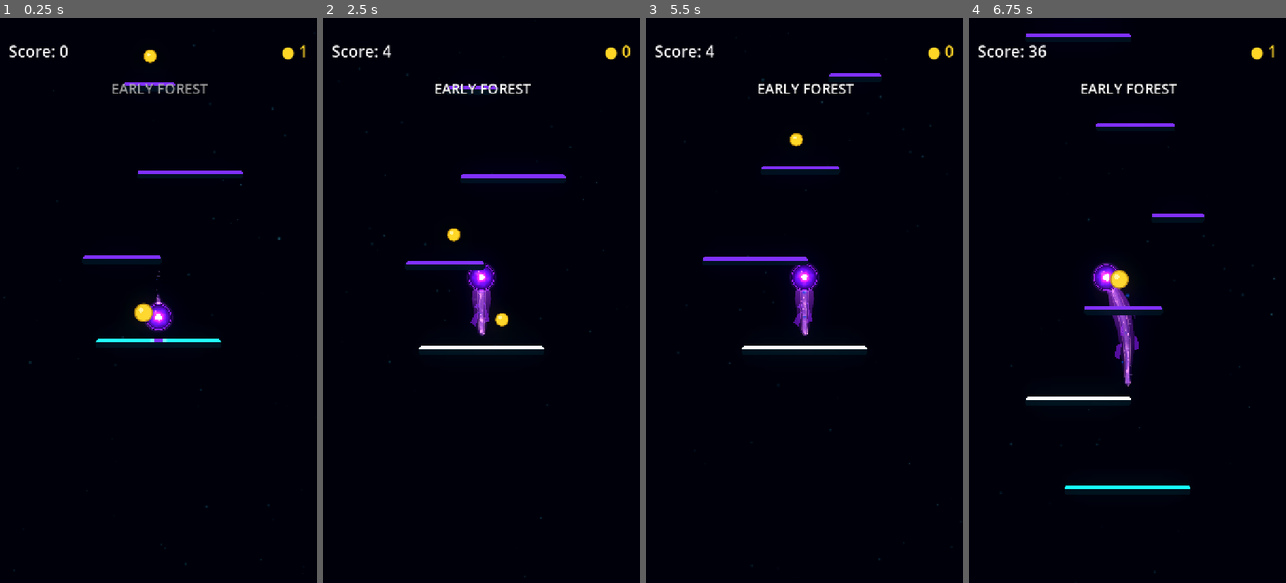
Above: before the commit, frames 1-4 (left to right).
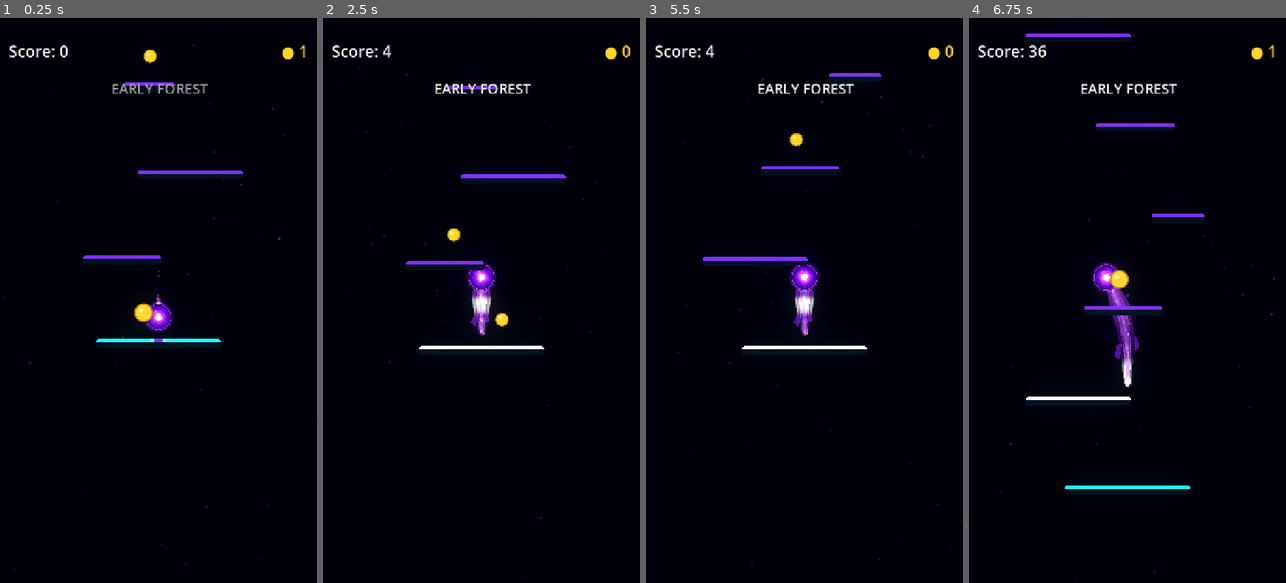
Above: after the commit, the same moments.

Repository: Kryodo/TowerJump
Game: Godot game, scene res://scenes/main.tscn
Same seed, same stepped clock (60 frames per second), same inputs: the game is played once before the commit and once after it.
Inputs (mouse positions are in pixels of both pictures, inside the frame that each line leads up to):
- Up to frame 1 (0.25 s): no input
- Up to frame 2 (2.5 s): move the mouse to (551, 272) at 0.52 s; hold Right (ui_right) 0.53-1.25 s; click (551, 272) at 0.67 s; drag from (418, 328) to (471, 193) at 1.27 s; click "Nochmal spielen" at 2 s
- Up to frame 3 (5.5 s): move the mouse to (836, 176) at 2.77 s; hold Right (ui_right) 2.78-3.5 s; drag from (788, 413) to (734, 215) at 3.52 s; move the mouse to (899, 385) at 4.27 s; hold Left (ui_left) 4.28-5 s; click "Nochmal spielen" at 5 s
- Up to frame 4 (6.75 s): drag from (1032, 215) to (1117, 204) at 5.77 s; move the mouse to (1143, 300) at 6.52 s; hold Left (ui_left) from 6.53 s (still down); click (1143, 300) at 6.67 s

The runs differ from the first frame. In frame 1, less than 0.1% of the frame differs, in the area x 47-53%, y 51-54%; in frame 2, 0.3%; in frame 3, 0.3%, in the area x 46-54%, y 43-53%; in frame 4, 0.2%.

Commit message:
Drive comet anticipation and landing discharge from landing events

Diff:
--- a/scripts/ball_trail.gd
+++ b/scripts/ball_trail.gd
@@ -54,10 +54,22 @@
 var _pulse_filament_enabled: bool = false
 var _pulse_filament_spawned: bool = false
 
-# Keep ambient pulses occasional; filaments retain their existing appearance and chance.
+var _landing_approach_platform: Node2D = null
+var _landing_anticipation_target: float = 0.0
+var _landing_anticipation: float = 0.0
+var _landing_confirmation_elapsed: float = -1.0
+var _landing_confirmation_strength: float = 0.0
+var _landing_pulse_active: bool = false
+var _landing_pulse_progress: float = -1.0
+
+# Ambient pulses remain occasional; landings use a separate, faster discharge.
 const ENERGY_PULSE_SPEED: float = 0.62
 const ENERGY_PULSE_END: float = 0.94
 const ENERGY_FILAMENT_MAX_ACTIVE: int = 8
+const LANDING_PULSE_SPEED: float = 2.35
+const LANDING_PULSE_END: float = 0.97
+const LANDING_CONFIRMATION_DURATION: float = 0.26
+const LANDING_ANTICIPATION_RESPONSE: float = 10.0
 
 var _latest_trail_path: Array[Vector2] = []
 var _latest_trail_distances: Array[float] = []
@@ -290,6 +302,7 @@
 
 	_update_trail_lines(delta)
 	_update_energy_pulse(delta)
+	_update_landing_response(delta)
 	_update_detached_shed_fragments(delta)
 	_update_energy_filaments(delta)
 	_update_rim_breath()
@@ -298,12 +311,15 @@
 
 
 func _update_rim_breath() -> void:
-	# Keep the orb rim, its outer halo, and the trail pulse origin visually linked.
+	# Keep the orb rim, its outer halo, and the trail response visually linked.
 	var breathing: float = 0.5 + 0.5 * sin(_trail_time * 1.35)
 	var rim_breath: float = lerp(0.72, 1.0, breathing)
+	rim_breath += _landing_anticipation * 0.12
+	rim_breath += _landing_confirmation_strength * 0.28
 	if _pulse_active:
 		var pulse_origin_flash: float = 1.0 - smoothstep(0.0, 0.18, _pulse_progress)
-		rim_breath = minf(rim_breath + pulse_origin_flash * 0.18, 1.18)
+		rim_breath += pulse_origin_flash * 0.18
+	rim_breath = clampf(rim_breath, 0.0, 1.35)
 	var orb_material := _ball_visual.material as ShaderMaterial
 	if orb_material != null:
 		orb_material.set_shader_parameter("rim_breath", rim_breath)
@@ -575,22 +591,123 @@
 		return
 
 	# The main game scene owns this coordinator. Test rooms without it continue
-	# to render the trail without raising any landing-triggered bursts.
+	# to render the trail without raising any landing-triggered feedback.
 	var controller := scene_root.get_node_or_null("LandingFeedbackController")
-	if controller == null or not controller.has_signal("landing_confirmed"):
-		return
-
-	var callback := Callable(self, "_on_landing_confirmed")
-	if not controller.is_connected("landing_confirmed", callback):
-		controller.connect("landing_confirmed", callback)
+	if controller == null:
+		return
+
+	var approach_callback := Callable(self, "_on_landing_approach_updated")
+	if (
+		controller.has_signal("landing_approach_updated")
+		and not controller.is_connected("landing_approach_updated", approach_callback)
+	):
+		controller.connect("landing_approach_updated", approach_callback)
+
+	var target_callback := Callable(self, "_on_landing_target_changed")
+	if (
+		controller.has_signal("landing_target_changed")
+		and not controller.is_connected("landing_target_changed", target_callback)
+	):
+		controller.connect("landing_target_changed", target_callback)
+
+	var landing_callback := Callable(self, "_on_landing_confirmed")
+	if (
+		controller.has_signal("landing_confirmed")
+		and not controller.is_connected("landing_confirmed", landing_callback)
+	):
+		controller.connect("landing_confirmed", landing_callback)
+
+
+func _on_landing_target_changed(_previous_target: Node2D, new_target: Node2D) -> void:
+	_landing_approach_platform = new_target
+	_landing_anticipation_target = 0.0
+
+
+func _on_landing_approach_updated(
+	platform: Node2D,
+	progress: float,
+	_target_x: float,
+	_time_to_land: float,
+	_edge_factor: float
+) -> void:
+	if platform == null or not is_instance_valid(platform):
+		return
+	_landing_approach_platform = platform
+	_landing_anticipation_target = clampf(progress, 0.0, 1.0)
+
+
+func _start_landing_response() -> void:
+	# Landing takes visual priority. Let the spontaneous pulse resume later
+	# rather than stacking two bright travelling highlights on top of each other.
+	_pulse_active = false
+	_pulse_progress = -1.0
+	_pulse_filament_spawned = false
+	_pulse_cooldown = maxf(_pulse_cooldown, _visual_rng.randf_range(2.5, 3.6))
+
+	_landing_approach_platform = null
+	_landing_anticipation_target = 0.0
+	_landing_confirmation_elapsed = 0.0
+	_landing_confirmation_strength = 0.0
+	_landing_pulse_active = true
+	_landing_pulse_progress = 0.0
+
+
+func _update_landing_response(delta: float) -> void:
+	var response: float = 1.0 - exp(-LANDING_ANTICIPATION_RESPONSE * delta)
+	_landing_anticipation = lerpf(
+		_landing_anticipation,
+		_landing_anticipation_target,
+		response
+	)
+
+	if _landing_confirmation_elapsed >= 0.0:
+		_landing_confirmation_elapsed += delta
+		var attack: float = smoothstep(0.0, 0.035, _landing_confirmation_elapsed)
+		var release: float = 1.0 - smoothstep(0.045, 0.22, _landing_confirmation_elapsed)
+		_landing_confirmation_strength = attack * release
+		if _landing_confirmation_elapsed >= LANDING_CONFIRMATION_DURATION:
+			_landing_confirmation_elapsed = -1.0
+			_landing_confirmation_strength = 0.0
+	else:
+		_landing_confirmation_strength = 0.0
+
+	if _landing_pulse_active:
+		_landing_pulse_progress = minf(
+			_landing_pulse_progress + delta * LANDING_PULSE_SPEED,
+			1.0
+		)
+		if _landing_pulse_progress >= LANDING_PULSE_END:
+			_landing_pulse_active = false
+			_landing_pulse_progress = -1.0
+
+	var orb_material := _ball_visual.material as ShaderMaterial
+	if orb_material != null:
+		orb_material.set_shader_parameter("landing_anticipation", _landing_anticipation)
+		orb_material.set_shader_parameter("landing_confirmation", _landing_confirmation_strength)
+
+	var progress_for_shader: float = _landing_pulse_progress if _landing_pulse_active else -1.0
+	var strength_for_shader: float = 1.0 if _landing_pulse_active else 0.0
+	var materials: Array[ShaderMaterial] = [
+		_unified_shape.material as ShaderMaterial,
+		_energy_line.material as ShaderMaterial,
+		_trail_aura.material as ShaderMaterial
+	]
+	for shader_material in materials:
+		if shader_material != null:
+			shader_material.set_shader_parameter("landing_pulse_progress", progress_for_shader)
+			shader_material.set_shader_parameter("landing_pulse_strength", strength_for_shader)
 
 
 func _on_landing_confirmed(event: LandingEvent) -> void:
-	if not shedding_enabled or event == null:
+	if event == null:
 		return
 
 	var ball := get_parent() as CharacterBody2D
 	if ball == null or event.ball != ball:
+		return
+
+	_start_landing_response()
+	if not shedding_enabled:
 		return
 
 	# Freeze the just-rendered trail shape before the ball's bounce changes it.
